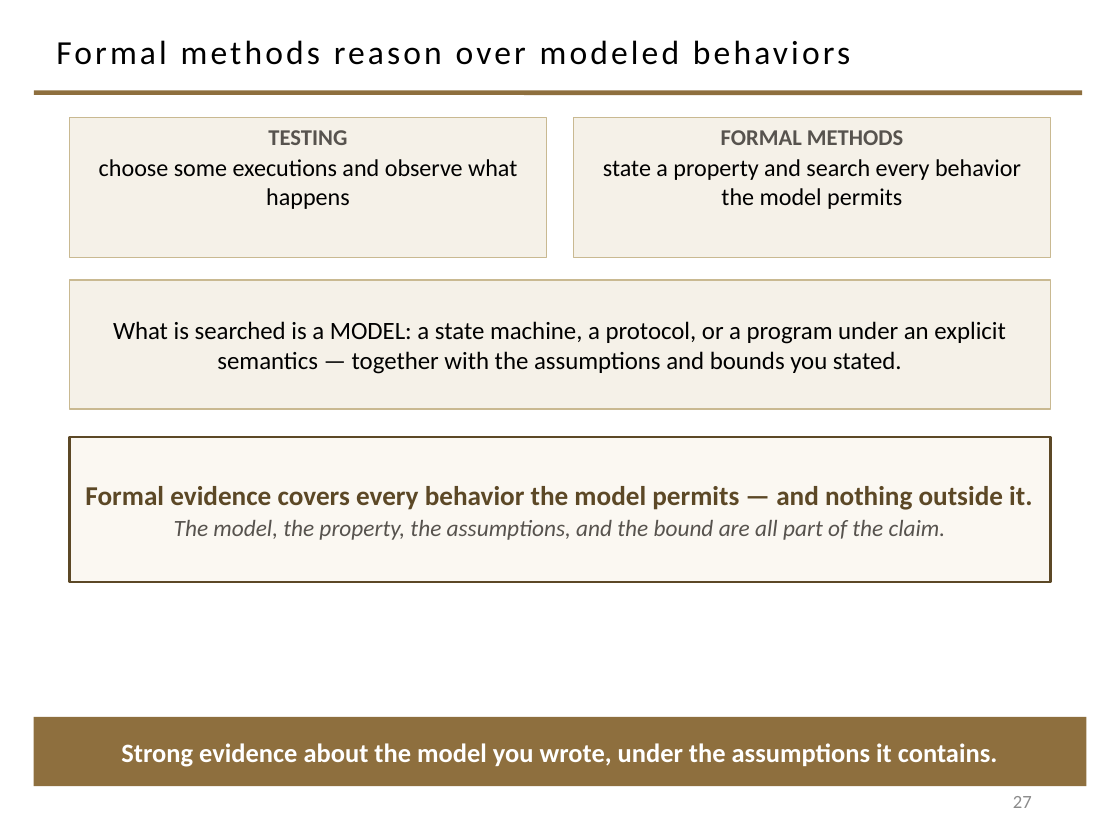
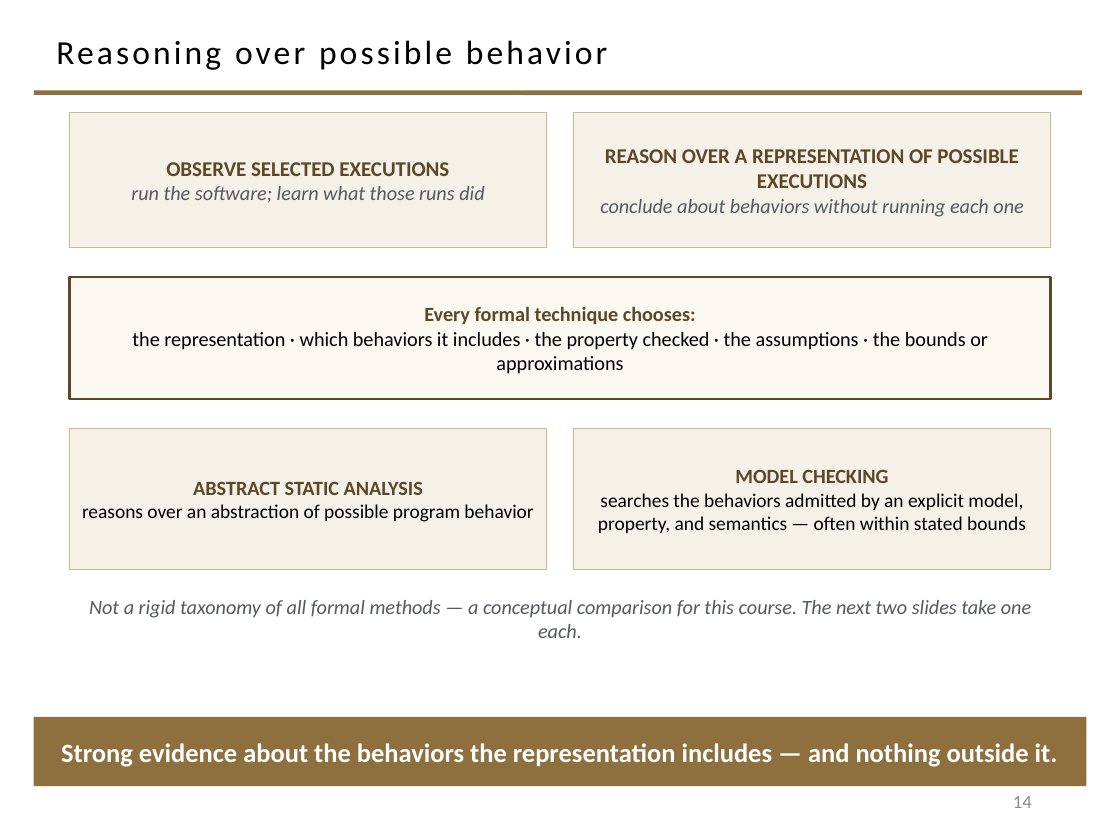
Before and after one commit to davisjam/model-based-agentic-software-engineering, a slide deck: slide 14 of course/lectures/act-1-foundations/08-validation/1-8-Validation.pptx (slide 27 before the commit). Drawn at 1120x840 pixels with LibreOffice and Linux fonts; fonts in the diff are those of the drawing; background and template pictures are left out. Boxes give left, top, right and bottom in pixels: in the first picture for what was removed or moved away, otherwise in the second. Text is boxed around its words. In the diff, an @@ line names an element or a change of style, - is before the commit and + after.

```diff
--- a/course/lectures/act-1-foundations/08-validation/1-8-Validation.pptx
+++ b/course/lectures/act-1-foundations/08-validation/1-8-Validation.pptx
@@ title at [56, 40, 608, 70]: text changed @@
-Formal methods reason over modeled behaviors
+Reasoning over possible behavior
@@ rectangle "OBSERVE SELECTED EXECUTIONS": place and size @@
-rectangle "OBSERVE SELECTED EXECUTIONS" at [69, 118, 547, 258]
+rectangle "OBSERVE SELECTED EXECUTIONS" at [69, 113, 547, 248]
@@ rectangle "OBSERVE SELECTED EXECUTIONS" at [69, 113, 547, 248]: vertical alignment top to middle @@
@@ rectangle "REASON OVER A REPRESENTATION OF ..." at [573, 113, 1051, 248]: vertical alignment top to middle @@
@@ rectangle "REASON OVER A REPRESENTATION OF ...": place and size @@
-rectangle "REASON OVER A REPRESENTATION OF ..." at [573, 118, 1051, 258]
+rectangle "REASON OVER A REPRESENTATION OF ..." at [573, 113, 1051, 248]
@@ text in rectangle at [600, 149, 1023, 217]: text changed; size 15.5 to 13.5 pt; text colour #000000 to #5C4826; bold on @@
-FORMAL METHODS
-state a property and search every behavior the model permits
+REASON OVER A REPRESENTATION OF POSSIBLE EXECUTIONS
+conclude about behaviors without running each one
@@ text in rectangle at [131, 162, 484, 203]: text changed; size 15.5 to 13 pt; text colour #000000 to #555960; italic on @@
-TESTING
-choose some executions and observe what happens
+OBSERVE SELECTED EXECUTIONS
+run the software; learn what those runs did
@@ rectangle "Every formal technique chooses:": place and size @@
-rectangle "Every formal technique chooses:" at [69, 280, 1051, 409]
+rectangle "Every formal technique chooses:" at [69, 277, 1051, 399]
@@ rectangle "Every formal technique chooses:" at [69, 277, 1051, 399]: fill #F5F1E8 to #FBF8F2; outline #C9B991 1 pt to #5C4826 1.5 pt @@
@@ text in rectangle at [132, 306, 988, 374]: text changed; size 16 to 13 pt @@
-What is searched is a MODEL: a state machine, a protocol, or a program under an explicit semantics — together with the assumptions and bounds you stated.
+Every formal technique chooses:
+the representation · which behaviors it includes · the property checked · the assumptions · the bounds or approximations
@@ rectangle "ABSTRACT STATIC ANALYSIS": place and size @@
-rectangle "ABSTRACT STATIC ANALYSIS" at [69, 437, 1051, 582]
+rectangle "ABSTRACT STATIC ANALYSIS" at [69, 429, 547, 570]
@@ rectangle "ABSTRACT STATIC ANALYSIS" at [69, 429, 547, 570]: fill #FBF8F2 to #F5F1E8; outline #5C4826 1.5 pt to #C9B991 1 pt @@
@@ rectangle added at [573, 429, 1051, 570], fill #F5F1E8, outline #C9B991 1 pt, 12.5 pt, text #000000 @@
+MODEL CHECKING
+searches the behaviors admitted by an explicit model, property, and semantics — often within stated bounds
@@ text in rectangle at [82, 481, 533, 522]: text changed; size 17.5 to 12.5 pt; text colour #5C4826 to #000000; bold off @@
-Formal evidence covers every behavior the model permits — and nothing outside it.
-The model, the property, the assumptions, and the bound are all part of the claim.
+ABSTRACT STATIC ANALYSIS
+reasons over an abstraction of possible program behavior
@@ text added at [89, 600, 1031, 638], 13 pt, text #555960, italic @@
+Not a rigid taxonomy of all formal methods — a conceptual comparison for this course. The next two slides take one each.
@@ text in rectangle at [61, 743, 1058, 767]: text changed @@
-Strong evidence about the model you wrote, under the assumptions it contains.
+Strong evidence about the behaviors the representation includes — and nothing outside it.
@@ page number at [1013, 796, 1032, 808]: text changed @@
-27
+14
```
Also in this commit, not shown: 21 other slides changed, 4 slides added, 30 slides removed.
